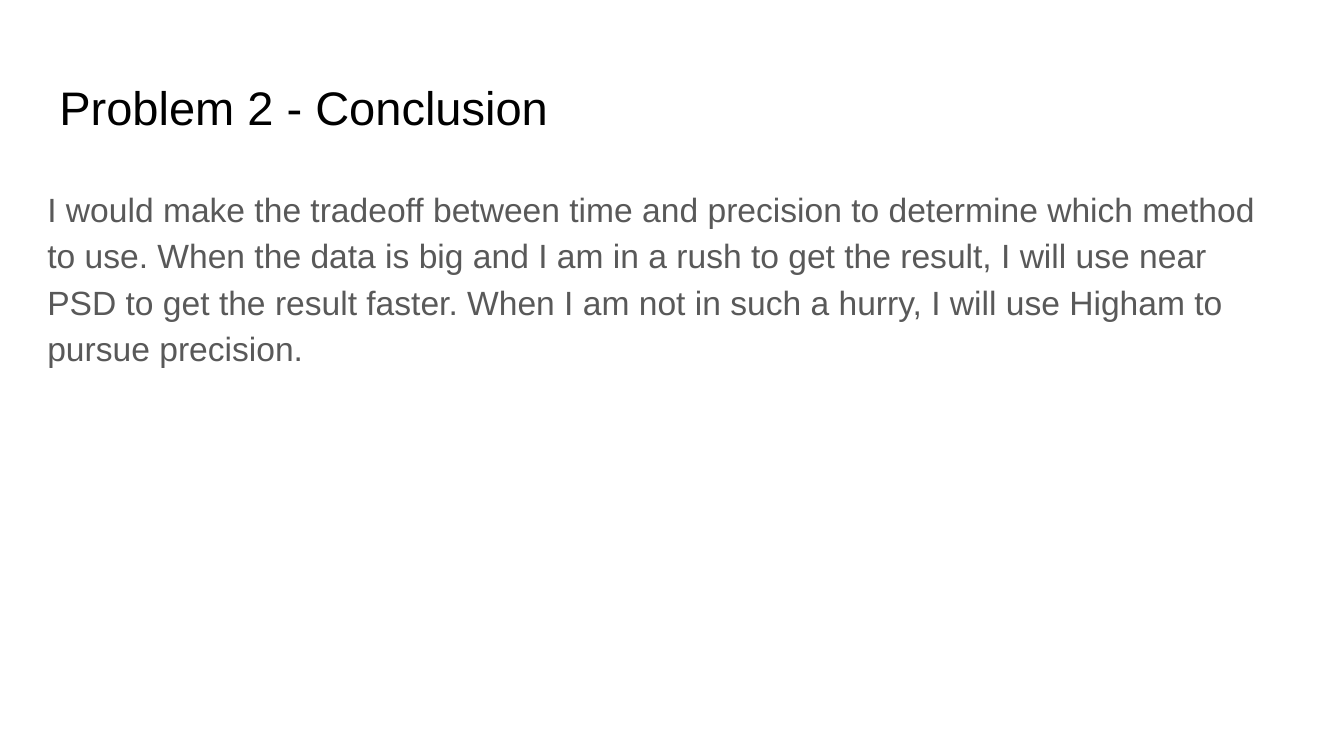
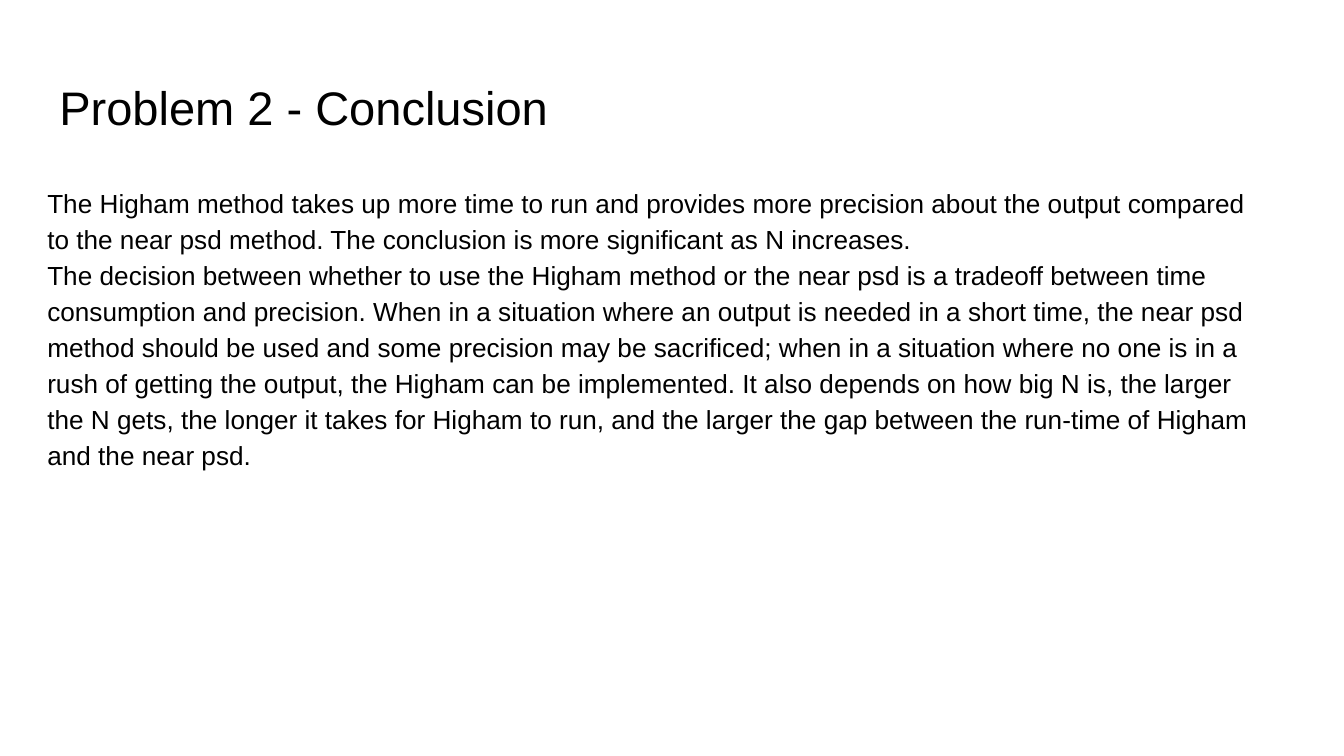
Before and after one commit to zw219/FinTech590-RiskManagement, a slide deck: slide 11 of Week03/Week03 Solution.pptx. Drawn at 1344x756 pixels with LibreOffice and Linux fonts; fonts in the diff are those of the drawing. Boxes give left, top, right and bottom in pixels: in the first picture for what was removed or moved away, otherwise in the second. Text is boxed around its words. In the diff, an @@ line names an element or a change of style, - is before the commit and + after.

```diff
--- a/Week03/Week03 Solution.pptx
+++ b/Week03/Week03 Solution.pptx
@@ text at [47,194,1247,471]: text changed; size 18 to 14 pt; text colour #595959 to #000000 @@
-I would make the tradeoff between time and precision to determine which method to use. When the data is big and I am in a rush to get the result, I will use near PSD to get the result faster. When I am not in such a hurry, I will use Higham to pursue precision.
+The Higham method takes up more time to run and provides more precision about the output compared to the near psd method. The conclusion is more significant as N increases.
+The decision between whether to use the Higham method or the near psd is a tradeoff between time consumption and precision. When in a situation where an output is needed in a short time, the near psd method should be used and some precision may be sacrificed; when in a situation where no one is in a rush of getting the output, the Higham can be implemented. It also depends on how big N is, the larger the N gets, the longer it takes for Higham to run, and the larger the gap between the run-time of Higham and the near psd.
```
Also in this commit, not shown: 1 other slide changed, 1 other file.
